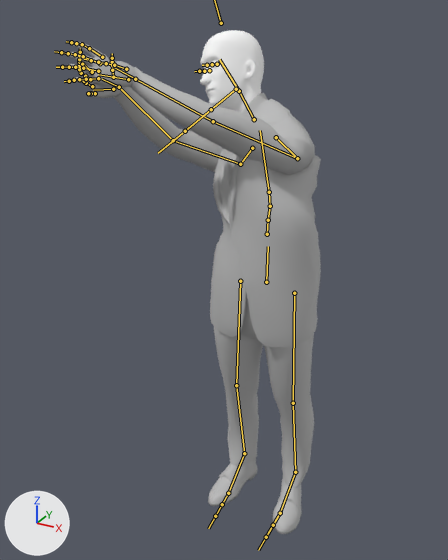
The FBX model Assets/StudioNewPunch/SuitPack/SuitedMan/Models/SuitedManFinal.1.fbx, before and after one commit.
Camera for both pictures: a 50 mm camera at (0.792, -1.717, 1.794) aimed at (-0.101, -0.095, 0.983). Arrows for +X, +Y and +Z are at lower left; the lights stay in place. Both versions are drawn at frame 35 of the action 'DeformationSystem|DeformationSystemAction'; the numbers are the values there. The bones that bend it are drawn over the model as lines.

Names of what the first picture shows: 'HeadF', 'SuitGEO01'.
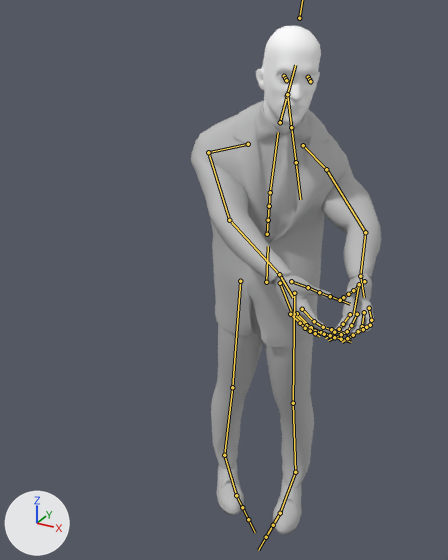
Changed parts and their boxes (x1, y1, x2, y2) in the pictures (448 x 560 px):
'SuitGEO01', posed (25% narrower, 12% shorter): before (67, 42, 321, 534); after (191, 100, 382, 534)
'HeadF', posed: before (200, 30, 264, 112); after (256, 26, 321, 134)
bone 'Hip_R', root to tip: before (240, 281) to (236, 385); after (240, 281) to (232, 387)
bone 'Knee_R', root to tip: before (236, 385) to (244, 453); after (232, 387) to (224, 455)
bone 'Spine1Part1_M', root to tip: before (268, 220) to (270, 206); after (268, 220) to (269, 206)
bone 'Shoulder_R', root to tip: before (240, 164) to (173, 140); after (208, 152) to (229, 220)
bone 'Elbow_R', root to tip: before (173, 140) to (119, 87); after (229, 220) to (279, 274)
bone 'Shoulder_L', root to tip: before (297, 158) to (213, 121); after (326, 169) to (365, 232)
bone 'Elbow_L', root to tip: before (213, 121) to (135, 79); after (365, 232) to (360, 276)

Patch to the scene script:
```diff
--- a/Assets/StudioNewPunch/SuitPack/SuitedMan/Models/SuitedManFinal.1.fbx.py
+++ b/Assets/StudioNewPunch/SuitPack/SuitedMan/Models/SuitedManFinal.1.fbx.py
@@ bone_hip_r @@
 bone_hip_r = bpy.data.objects['DeformationSystem'].pose.bones['Hip_R']  # child of 'Root_M'
-bone_hip_r.rotation_quaternion = (0.999, 0.026, -0.032, 0.026)  # degrees (3, -4, 3)
+bone_hip_r.rotation_quaternion = (0.953, 0.019, -0.302, 0.003)  # degrees (2, -35, 0)
@@ bone_knee_r @@
 bone_knee_r = bpy.data.objects['DeformationSystem'].pose.bones['Knee_R']  # child of 'Hip_R'
-bone_knee_r.rotation_quaternion = (1.0, 0.023, -0.005, -0.001)  # degrees (3, -1, 0)
+bone_knee_r.rotation_quaternion = (0.992, -0.006, -0.128, -0.004)  # degrees (-1, -15, 0)
@@ bone_spine1_m @@
 bone_spine1_m = bpy.data.objects['DeformationSystem'].pose.bones['Spine1_M']  # child of 'Root_M'
-bone_spine1_m.rotation_quaternion = (1.0, 0.0, 0.0, -0.012)  # degrees (0, 0, -1)
+bone_spine1_m.rotation_quaternion = (1.0, 0.0, 0.0, 0.005)  # degrees (0, 0, 1)
@@ bone_spine1part1_m @@
 bone_spine1part1_m = bpy.data.objects['DeformationSystem'].pose.bones['Spine1Part1_M']  # child of 'Spine1_M'
-bone_spine1part1_m.rotation_quaternion = (0.917, 0.109, -0.34, 0.177)  # degrees (6, -41, 20)
+bone_spine1part1_m.rotation_quaternion = (0.951, 0.017, 0.308, 0.02)  # degrees (3, 36, 3)
@@ bone_shoulder_r @@
 bone_shoulder_r = bpy.data.objects['DeformationSystem'].pose.bones['Shoulder_R']  # child of 'Scapula_R'
-bone_shoulder_r.rotation_quaternion = (0.527, 0.378, 0.273, -0.71)  # degrees (1, 56, -106)
+bone_shoulder_r.rotation_quaternion = (0.753, 0.351, 0.303, -0.468)  # degrees (23, 52, -52)
@@ bone_elbow_r @@
 bone_elbow_r = bpy.data.objects['DeformationSystem'].pose.bones['Elbow_R']  # child of 'Shoulder_R'
-bone_elbow_r.rotation_quaternion = (0.98, 0.187, 0.065, 0.014)  # degrees (22, 7, 3)
+bone_elbow_r.rotation_quaternion = (0.984, 0.165, -0.006, 0.059)  # degrees (19, -2, 7)
@@ bone_shoulder_l @@
 bone_shoulder_l = bpy.data.objects['DeformationSystem'].pose.bones['Shoulder_L']  # child of 'Scapula_L'
-bone_shoulder_l.rotation_quaternion = (0.695, 0.477, -0.168, 0.512)  # degrees (45, -46, 53)
+bone_shoulder_l.rotation_quaternion = (0.856, 0.205, -0.38, 0.286)  # degrees (12, -50, 31)
@@ bone_elbow_l @@
 bone_elbow_l = bpy.data.objects['DeformationSystem'].pose.bones['Elbow_L']  # child of 'Shoulder_L'
-bone_elbow_l.rotation_quaternion = (0.963, 0.164, -0.143, -0.159)  # degrees (22, -13, -21)
+bone_elbow_l.rotation_quaternion = (0.874, 0.197, -0.286, -0.34)  # degrees (35, -21, -49)
```
